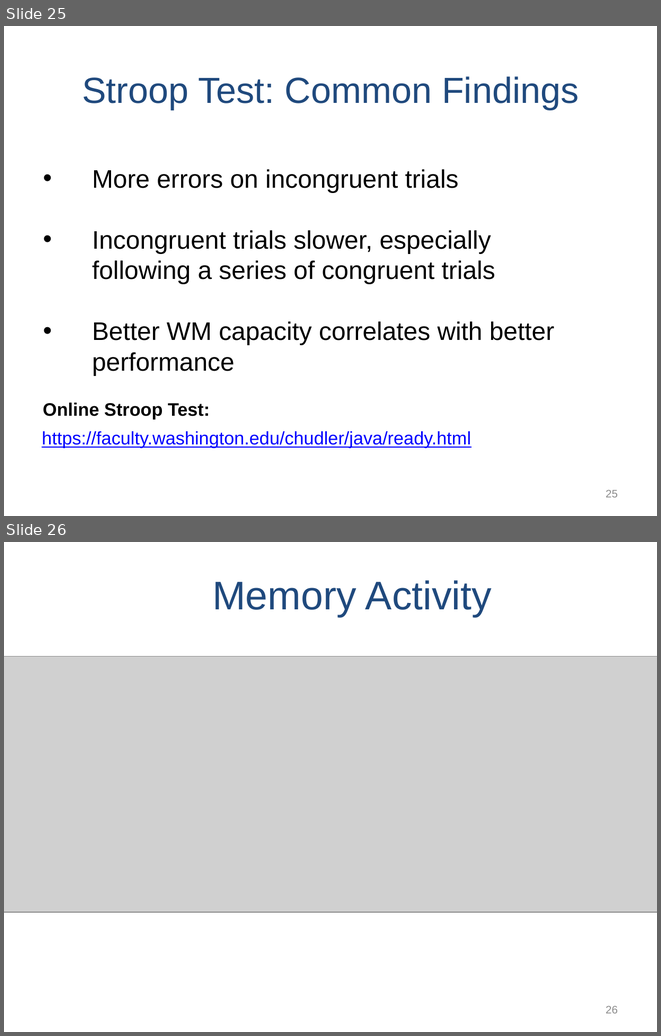
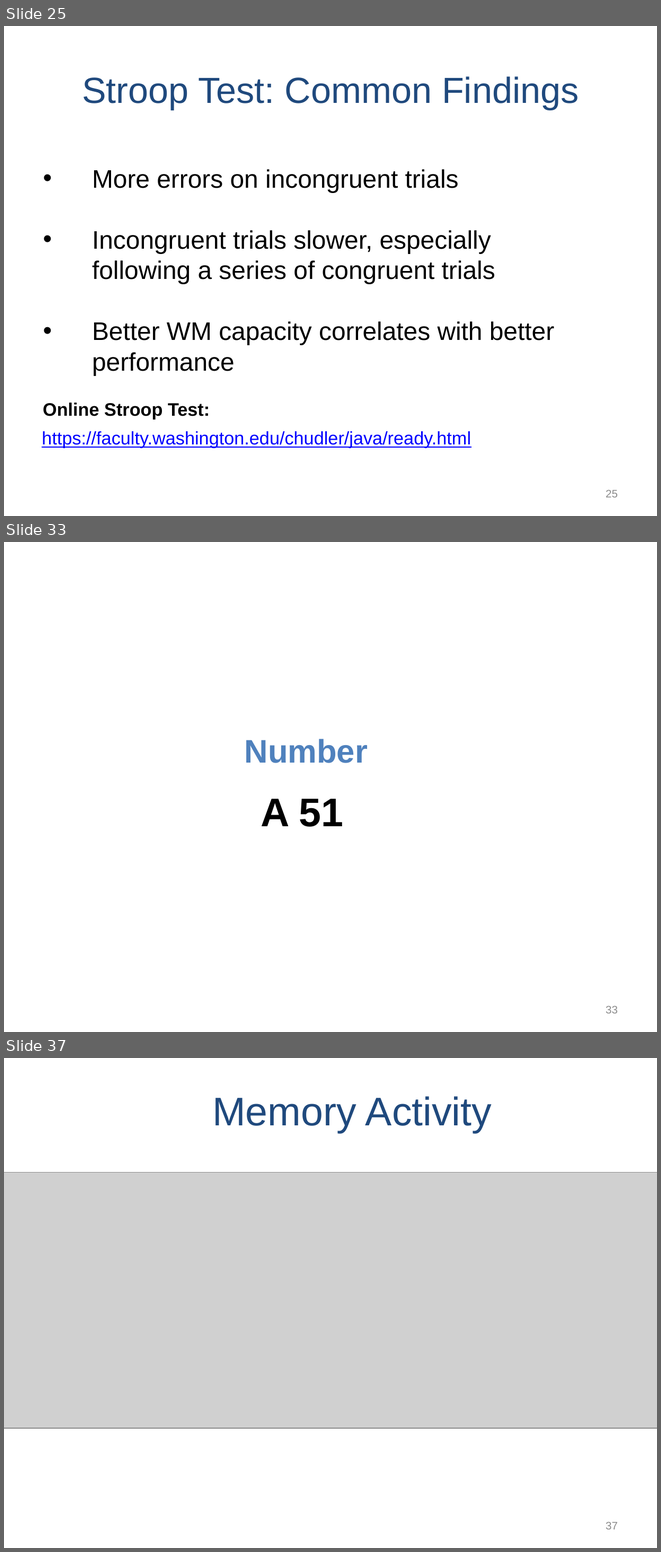
Before and after one commit to npm27/Teaching-Materials, a slide deck: Memory/Slides/Chapter 3.PPTX. Shown one above the other, each under a label of ours: slides 25 and 26 before the commit, slides 25, 33 and 37 after it; the slides between them are not shown. The pictures are 661x1036 and 661x1552 pixels, drawn with LibreOffice and Linux fonts; fonts in the diff are those of the drawing; grey boxes stand for pictures. Boxes give left, top, right and bottom in pixels: in the first picture for what was removed or moved away, otherwise in the second. Text is boxed around its words. In the diff, an @@ line names an element or a change of style, - is before the commit and + after.

```diff
--- a/Memory/Slides/Chapter 3.PPTX
+++ b/Memory/Slides/Chapter 3.PPTX
@@ slide 33 added at bbox=[4, 542, 657, 1032], background #FFFFFF @@
@@ text added at bbox=[245, 739, 368, 763], 36 pt, text #4F81BD, bold @@
+Number
@@ text added at bbox=[261, 799, 344, 827], 44 pt, text #000000, bold @@
+A 51
@@ page number added at bbox=[606, 1006, 618, 1013], 12 pt, text #8C8C8C @@
+33
@@ what was slide 26 is now slide 37 @@
@@ page number at bbox=[606, 1522, 618, 1529]: text changed @@
-26
+37
```
Also in this commit, not shown: 2 slides changed, 11 other slides added, 3 other files.
